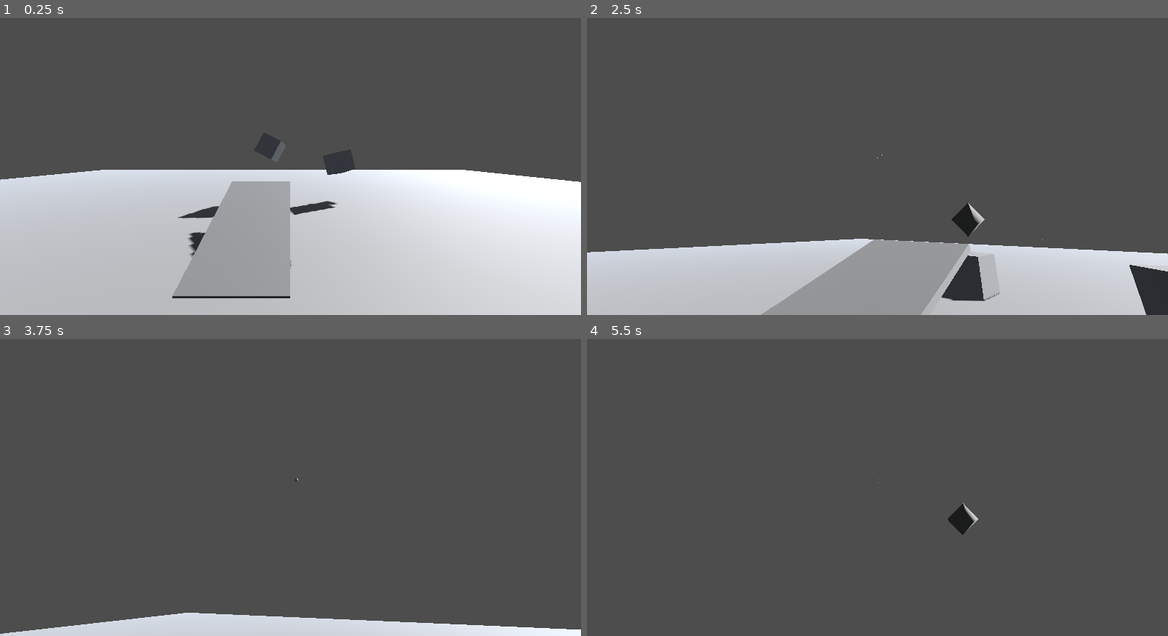
Above: before the commit, frames 1-4 (two rows, left to right).
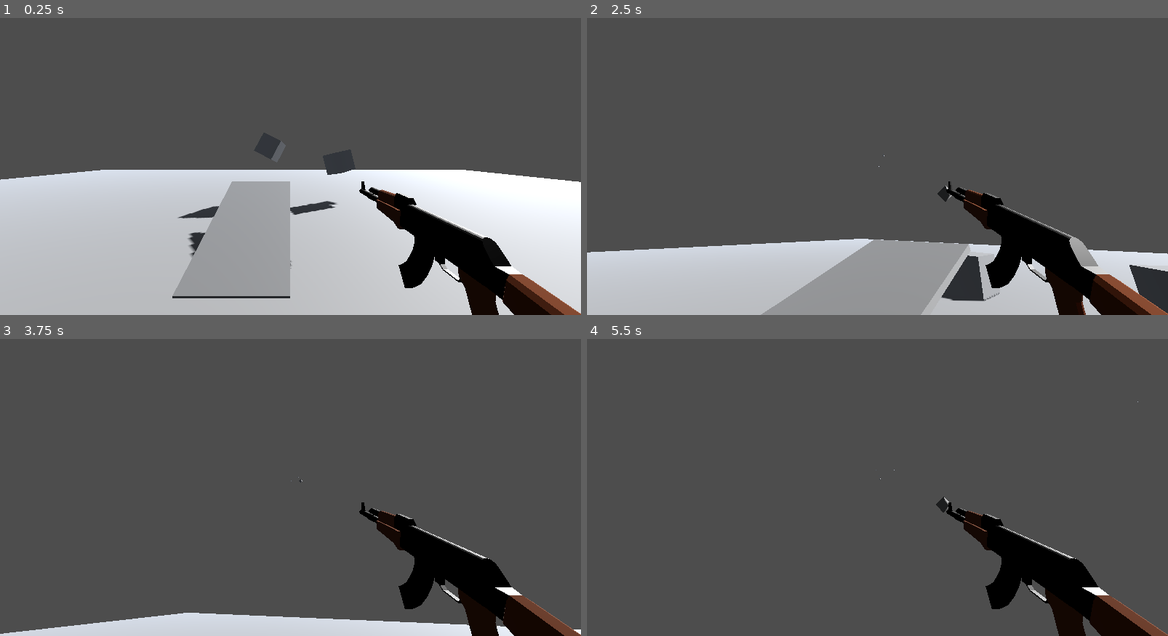
Above: after the commit, the same moments.

Repository: zenonet/GodotFirstPersonController
Game: Godot game, scene res://env.tscn
Two runs of this game, one before a commit and one after it. Both use one fixed random seed, a clock stepped at 60 frames per second and the inputs below.
Inputs (mouse positions are in pixels of both pictures, inside the frame that each line leads up to):
- Up to frame 1 (0.25 s): no input
- Up to frame 2 (2.5 s): move the mouse to (871, 157) at 0.52 s; press the mouse at (871, 157) at 0.53 s; hold W (forward) from 0.53 s (still down); tap Space (jump) at 0.77, 1.52 s; move the mouse to (918, 154) at 1.27 s; release the mouse at (918, 154) at 1.28 s; tap E (pickup) at 1.35 s; click (918, 154) at 1.55 s; move the mouse to (831, 148) at 2.02 s; press the mouse at (831, 148) at 2.03 s
- Up to frame 3 (3.75 s): move the mouse to (296, 472) at 2.77 s; release W (forward) at 2.78 s; release the mouse at (296, 472) at 2.78 s; hold A (left) 2.78-3.53 s; tap Shift (sprint) at 2.85 s; tap Space (jump) at 3.02 s; click (296, 472) at 3.05 s; move the mouse to (267, 466) at 3.52 s; press the mouse at (267, 466) at 3.53 s; hold W (forward) from 3.53 s (still down)
- Up to frame 4 (5.5 s): keep holding W (forward); tap Space (jump) at 3.77, 4.52 s; move the mouse to (906, 472) at 4.27 s; release the mouse at (906, 472) at 4.28 s; tap E (pickup) at 4.35 s; click (906, 472) at 4.55 s; tap Enter at 5 s; move the mouse to (848, 475) at 5.02 s; press the mouse at (848, 475) at 5.03 s

The runs differ from the first frame. In frame 1, 5.4% of the frame differs, in the area x 61-100%, y 55-100%; in frame 2, 5.7%, in the area x 49-100%, y 45-100%; in frame 3, 5.5%; in frame 4, 5.6%.

Commit message:
Added weapon model and enemy damage

Diff:
--- a/Enemy.gd
+++ b/Enemy.gd
@@ -2,6 +2,8 @@
 
 const SPEED = 5.0
 const JUMP_VELOCITY = 4.5
+
+var health:int = 50
 
 # Get the gravity from the project settings to be synced with RigidBody nodes.
 var gravity = ProjectSettings.get_setting("physics/3d/default_gravity")
@@ -19,3 +21,12 @@
 		velocity.z = move_toward(velocity.z, 0, SPEED)
 
 	move_and_slide()
+
+func apply_damage(amount:int):
+	health -= amount
+	print("now on %d hp" % health)
+	if(health <= 0):
+		die()
+
+func die():
+	queue_free()
--- a/FirstPersonController.gd
+++ b/FirstPersonController.gd
@@ -68,6 +68,22 @@
 
 	b.rotation_degrees = Vector3($Camera.rotation_degrees.x + x_spread, rotation_degrees.y + y_spread, 0)
 
+
+	""""
+	# Now, do hitscan:
+	var space_state = get_world_3d().direct_space_state
+
+	var query = PhysicsRayQueryParameters3D.create($Camera.global_position, $Camera.global_position + -$Camera.transform.basis.z*600)
+	var result = space_state.intersect_ray(query)
+	if result.is_empty() or result.collider == null:
+		print("No hit")
+		return
+
+	print("hit on %s" % result.collider.name)
+	if result.collider.name == "Enemy":
+		result.collider.apply_damage(1)
+	"""
+
 func _physics_process(delta):
 
 	if Input.is_action_just_pressed("pickup"):
--- a/Player.tscn
+++ b/Player.tscn
@@ -1,7 +1,8 @@
-[gd_scene load_steps=4 format=3 uid="uid://dgdkt1n2tre1x"]
+[gd_scene load_steps=5 format=3 uid="uid://dgdkt1n2tre1x"]
 
 [ext_resource type="Script" path="res://FirstPersonController.gd" id="1_8lccc"]
 [ext_resource type="PackedScene" uid="uid://cw8eo44imysbl" path="res://bullet.tscn" id="2_hn1b3"]
+[ext_resource type="PackedScene" uid="uid://b404764qr4syq" path="res://AK47.glb" id="3_wn5n4"]
 
 [sub_resource type="CapsuleShape3D" id="CapsuleShape3D_8q0e5"]
 
@@ -16,6 +17,7 @@
 
 [node name="CSGBox3D" type="CSGBox3D" parent="."]
 transform = Transform3D(0.569015, 0, 0, 0, 1, 0, 0, 0, 0.455809, 0, -0.285156, 0)
+visible = false
 size = Vector3(1, 0.429688, 1)
 
 [node name="Camera" type="Camera3D" parent="."]
@@ -27,4 +29,7 @@
 target_position = Vector3(0, -1.8, 0)
 
 [node name="Guntip" type="Marker3D" parent="Camera"]
-transform = Transform3D(1, 0, 0, 0, 1, 0, 0, 0, 1, 0.269573, -0.178406, -0.580368)
+transform = Transform3D(1, 0, 0, 0, 1, 0, 0, 0, 1, 0.410764, -0.224087, -1.22093)
+
+[node name="AK47" parent="Camera" instance=ExtResource("3_wn5n4")]
+transform = Transform3D(-1.09278e-08, -0.25, 1.09278e-08, 0, -1.09278e-08, -0.25, 0.25, -1.09278e-08, 4.77671e-16, 0.412, -0.31, -0.666)
--- a/bullet.gd
+++ b/bullet.gd
@@ -4,3 +4,10 @@
 # Called every frame. 'delta' is the elapsed time since the previous frame.
 func _physics_process(delta):
 	position += -transform.basis.z * speed
+
+
+func _on_body_entered(body):
+	if(body.name == "Enemy"):
+		pass
+		body.apply_damage(1)
+	queue_free()
--- a/bullet.tscn
+++ b/bullet.tscn
@@ -1,11 +1,19 @@
-[gd_scene load_steps=2 format=3 uid="uid://cw8eo44imysbl"]
+[gd_scene load_steps=3 format=3 uid="uid://cw8eo44imysbl"]
 
 [ext_resource type="Script" path="res://bullet.gd" id="1_j4sns"]
 
-[node name="Bullet" type="Node3D"]
+[sub_resource type="SphereShape3D" id="SphereShape3D_ewa6u"]
+radius = 0.05
+
+[node name="Bullet" type="Area3D"]
 script = ExtResource("1_j4sns")
 
 [node name="CSGSphere3D" type="CSGSphere3D" parent="."]
 radius = 0.05
 radial_segments = 4
 rings = 2
+
+[node name="CollisionShape3D" type="CollisionShape3D" parent="."]
+shape = SubResource("SphereShape3D_ewa6u")
+
+[connection signal="body_entered" from="." to="." method="_on_body_entered"]
Binary file added: AK47.glb
Not shown, added: AK47.glb.import
